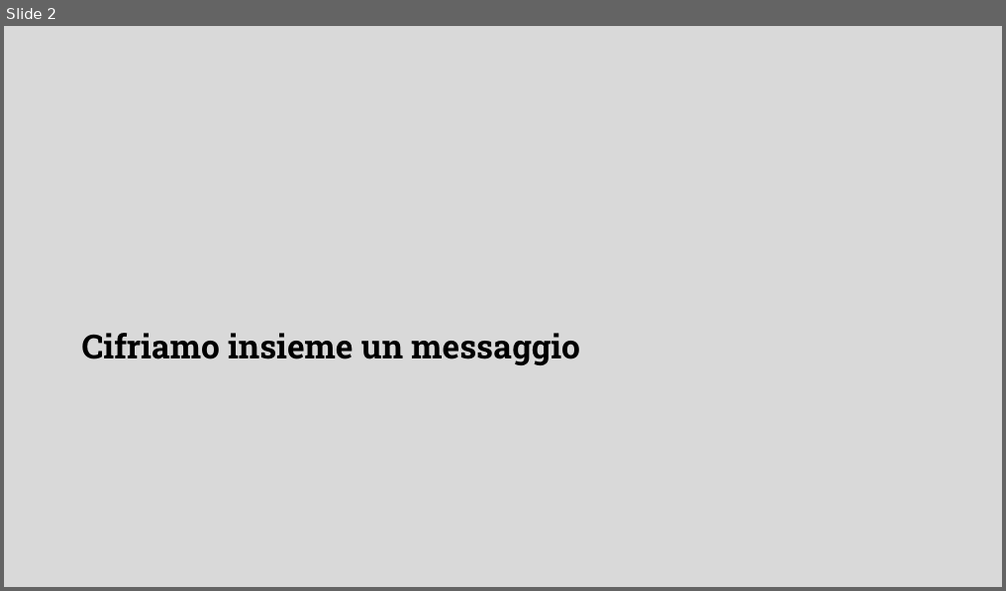
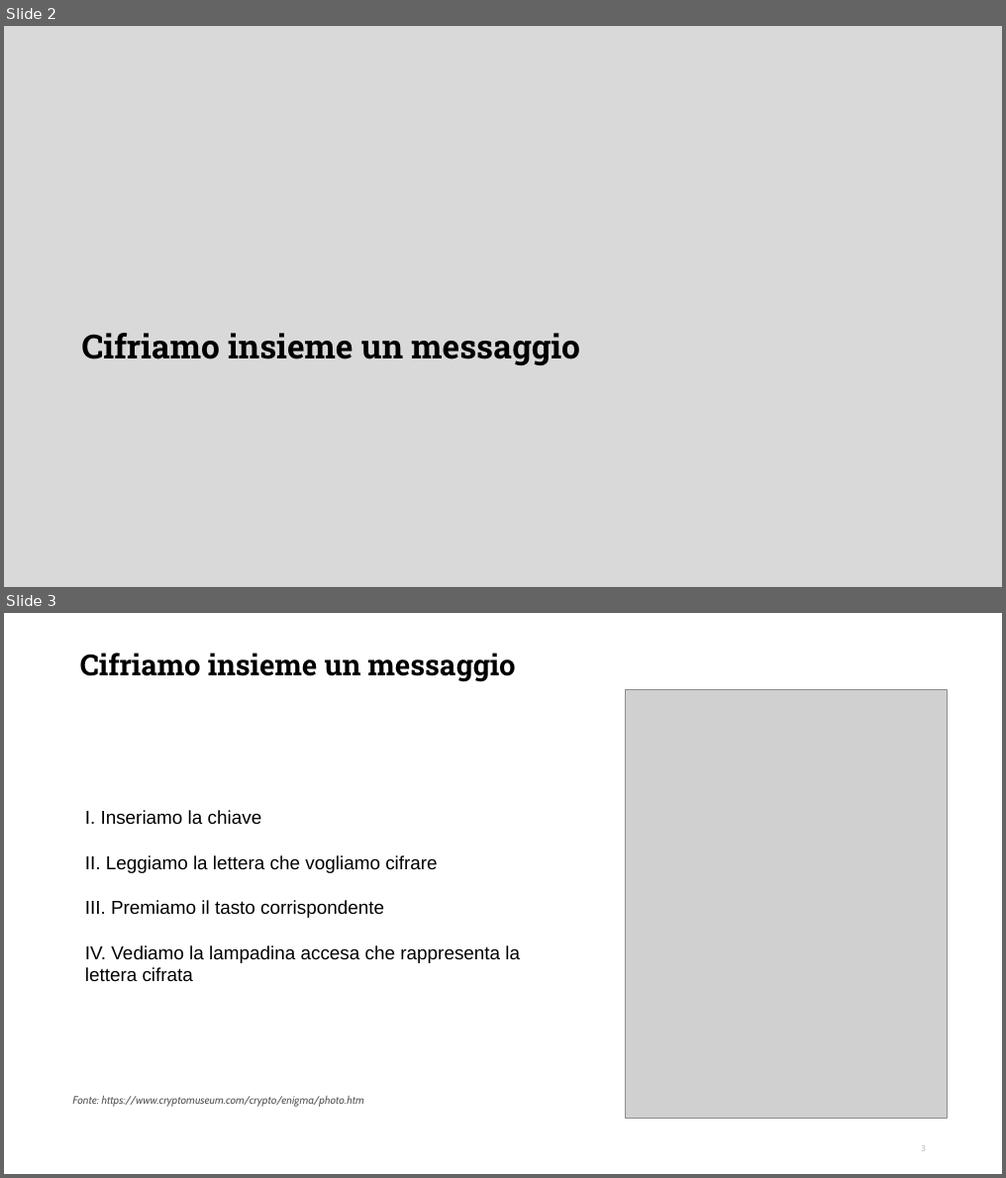
Before and after one commit to DanieleFerretti03/tesi-enigma, a slide deck: presentazione.odp. Shown one above the other, each under a label of ours: slide 2 before the commit, slides 2 and 3 after it. The pictures are 1006x591 and 1006x1178 pixels, drawn with LibreOffice and Linux fonts; fonts in the diff are those of the drawing; grey boxes stand for pictures; background and template pictures are left out. Boxes give left, top, right and bottom in pixels: in the first picture for what was removed or moved away, otherwise in the second. Text is boxed around its words. In the diff, an @@ line names an element or a change of style, - is before the commit and + after.

```diff
--- a/presentazione.odp
+++ b/presentazione.odp
@@ slide 3 added at bbox=[4, 613, 1002, 1174], background #FFFFFF @@
@@ title added at bbox=[80, 653, 516, 682], 28 pt, text #000000, bold @@
+Cifriamo insieme un messaggio
@@ picture added at bbox=[626, 690, 947, 1119] @@
@@ text added at bbox=[85, 810, 520, 982], 18 pt, text #000000 @@
+I. Inseriamo la chiave
+II. Leggiamo la lettera che vogliamo cifrare
+III. Premiamo il tasto corrispondente
+IV. Vediamo la lampadina accesa che rappresenta la lettera cifrata
@@ text added at bbox=[72, 1095, 364, 1107], 10.5 pt, text #595959, italic @@
+Fonte: https://www.cryptomuseum.com/crypto/enigma/photo.htm
@@ page number added at bbox=[921, 1146, 926, 1152], 8.2 pt, text #BFBFBF @@
+3
```
Also in this commit, not shown: 1 slide changed, 12 other slides added, 9 slides removed, 2 other files.
